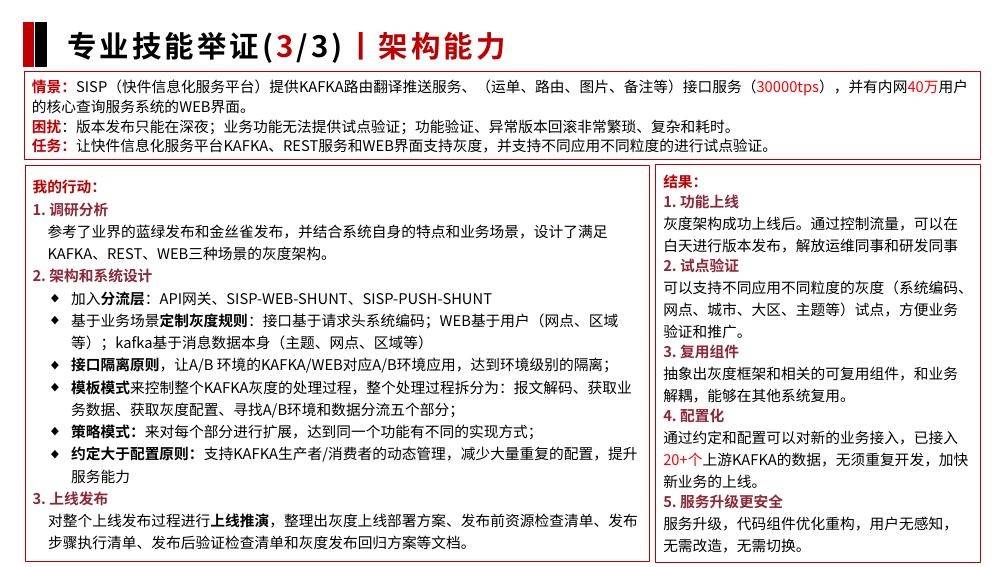
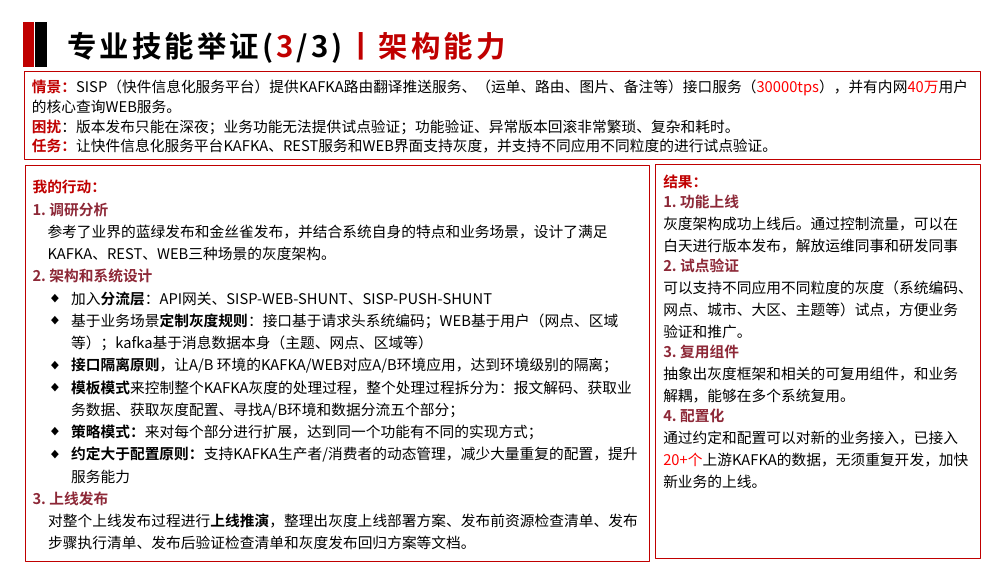
Before and after one commit to johoka/my, a slide deck: slide 10 of 科技专业能力举证模板（后端开发工程师-徐保华-8级）V1.3.pptx (slide 9 before the commit). Drawn at 1008x567 pixels with LibreOffice and Linux fonts; fonts in the diff are those of the drawing. Boxes give left, top, right and bottom in pixels: in the first picture for what was removed or moved away, otherwise in the second. Text is boxed around its words. In the diff, an @@ line names an element or a change of style, - is before the commit and + after.

```diff
--- a/科技专业能力举证模板（后端开发工程师-徐保华-8级）V1.3.pptx
+++ b/科技专业能力举证模板（后端开发工程师-徐保华-8级）V1.3.pptx
@@ text in rectangle at (32, 79, 968, 114): text changed @@
-情景：SISP（快件信息化服务平台）提供KAFKA路由翻译推送服务、（运单、路由、图片、备注等）接口服务（30000tps），并有内网40万用户的核心查询服务系统的WEB界面。
+情景：SISP（快件信息化服务平台）提供KAFKA路由翻译推送服务、（运单、路由、图片、备注等）接口服务（30000tps），并有内网40万用户的核心查询WEB服务。
@@ rectangle "结果：": place and size @@
-rectangle "结果：" at (656, 165, 981, 563)
+rectangle "结果：" at (656, 165, 981, 559)
@@ text in rectangle at (663, 366, 958, 403): text changed @@
-抽象出灰度框架和相关的可复用组件，和业务解耦，能够在其他系统复用。
+抽象出灰度框架和相关的可复用组件，和业务解耦，能够在多个系统复用。
@@ text in rectangle at (663, 494, 958, 553): paragraphs removed @@
-5. 服务升级更安全
-服务升级，代码组件优化重构，用户无感知，无需改造，无需切换。
```
Also in this commit, not shown: 3 other slides changed, 1 slide added, 2 other files.
